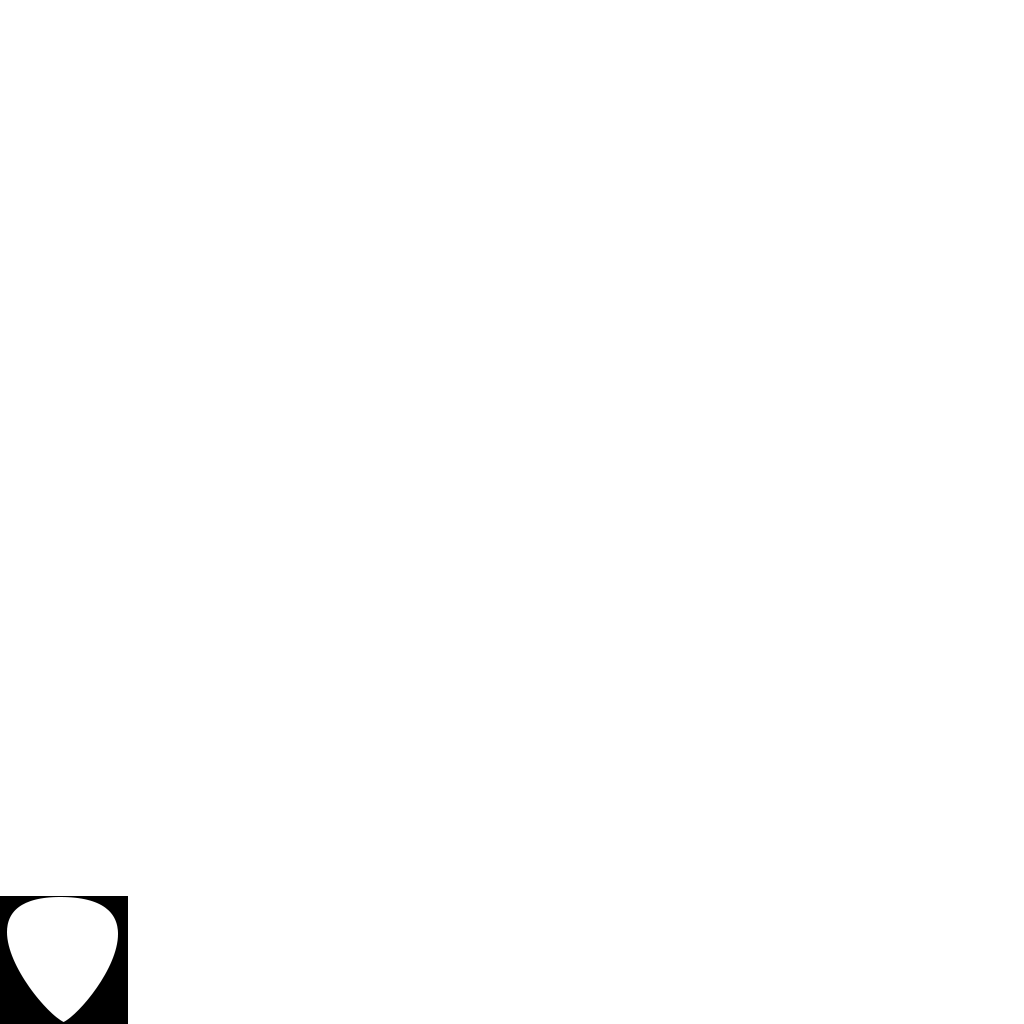
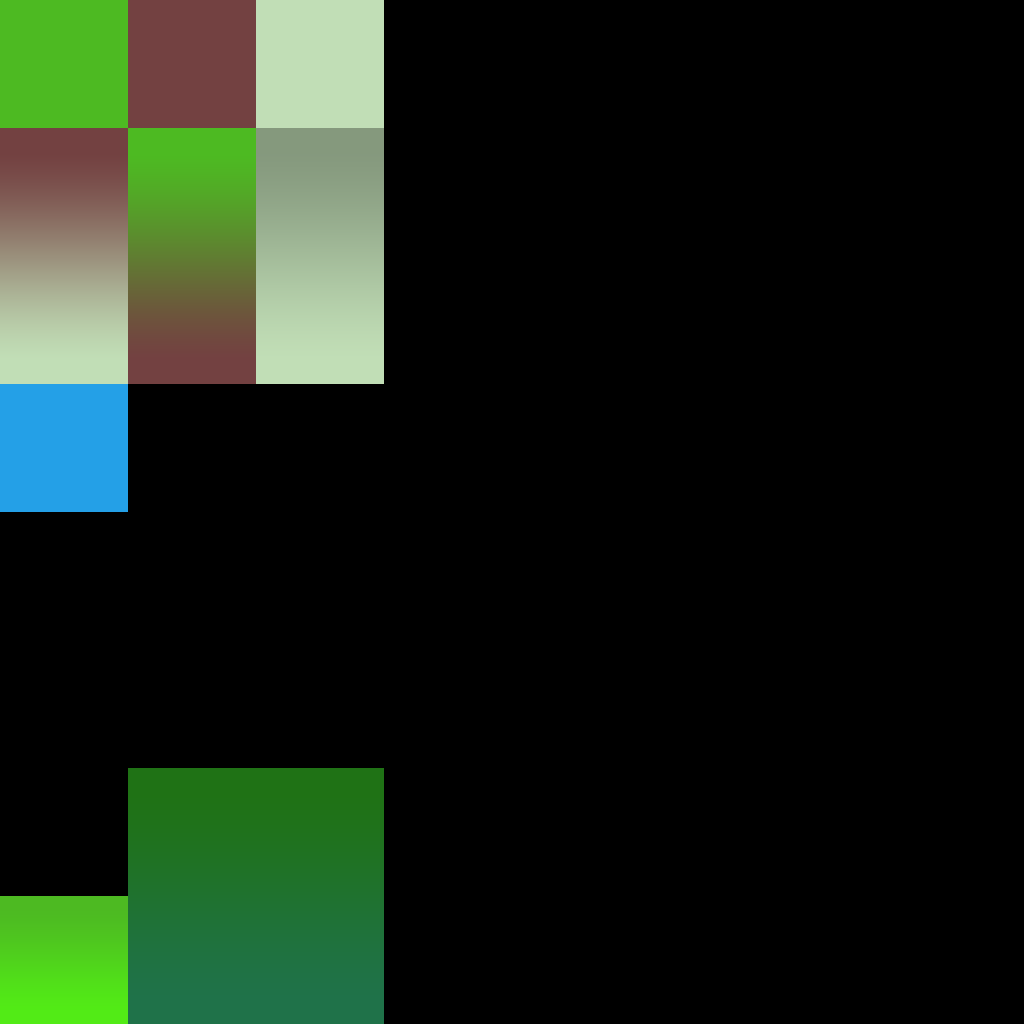
Revision of a layered w=1024, h=1024 image; what changed, layer by layer:
hid group "ClipMask" (3 layers) over (0, 0, 1024, 1024)
added group "Feuille 1" with 2 layers in group "Diffuse" over (128, 768, 384, 1024)
added layer "Feuille Base copie" in group "Feuille 1" over (256, 768, 384, 1024)
added layer "Feuille Base" in group "Feuille 1" over (128, 768, 256, 1024)
